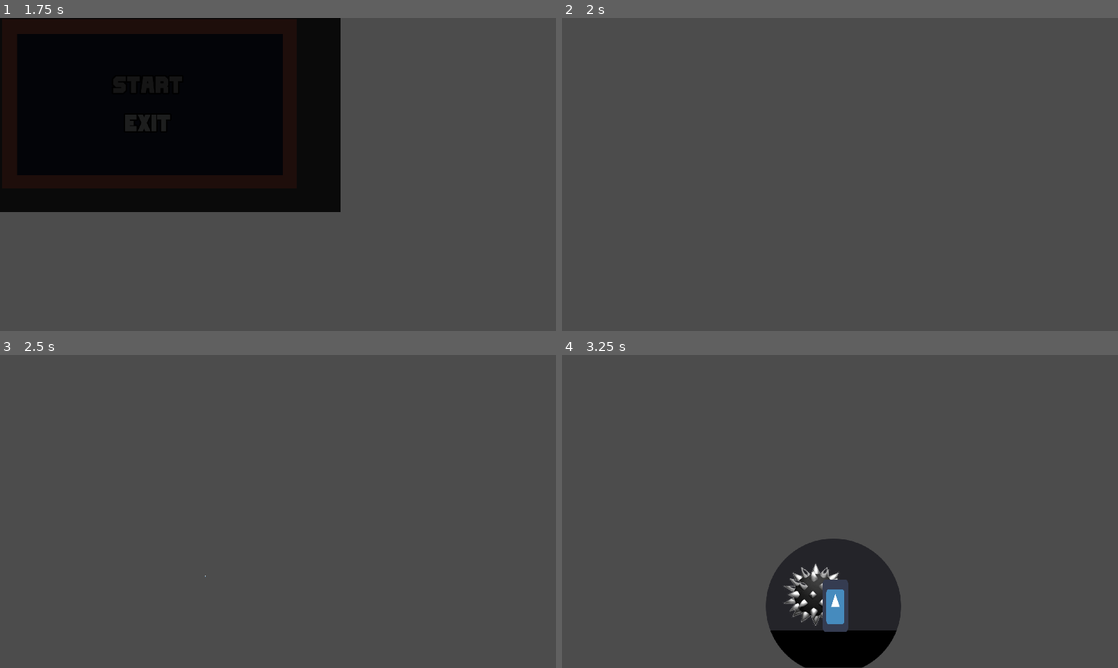
Above: before the commit, frames 1-4 (two rows, left to right).
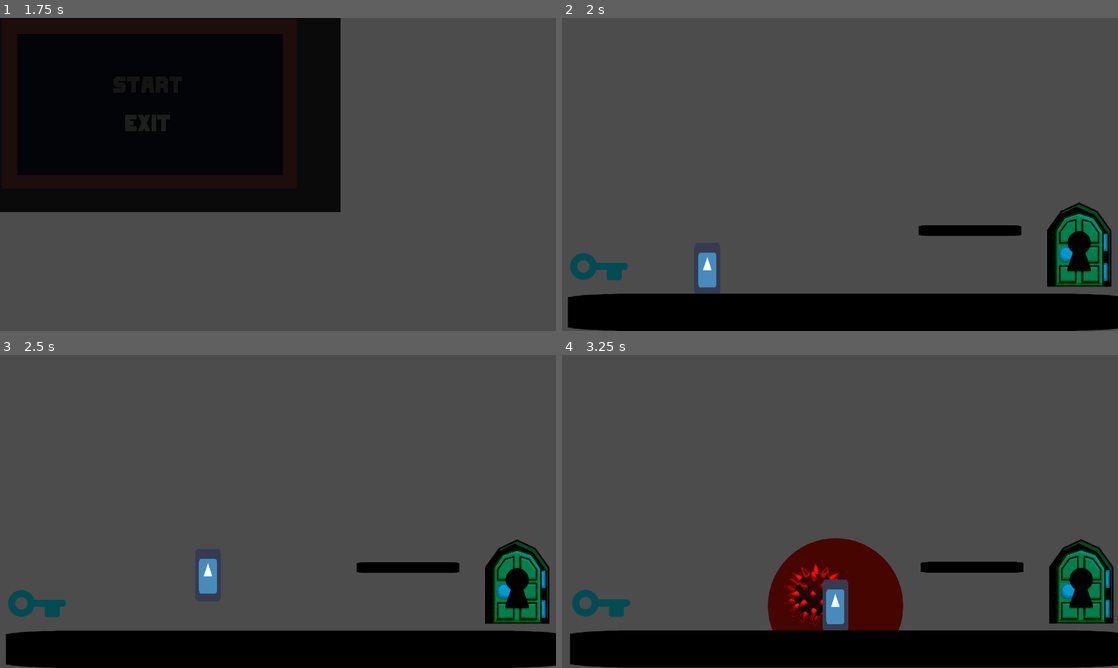
Above: after the commit, the same moments.

Repository: btzr-io/gwj-25
Game: Godot game, scene res://scenes/main_screen.tscn
Same seed, same stepped clock (60 frames per second), same inputs: the game is played once before the commit and once after it. The engine's default icon, where the game draws it, is replaced by a stand-in: a white triangle on a blue panel in a dark square.
Inputs (mouse positions are in pixels of both pictures, inside the frame that each line leads up to):
- Up to frame 1 (1.75 s): move the mouse to (400, 158) at 0.52 s; hold Right (player_move_right) 0.53-1.25 s; hold Space (player_toggle) 0.53-1.25 s; tap Up (player_jump) at 0.77 s; click "start" at 1.25 s
- Up to frame 2 (2 s): no input
- Up to frame 3 (2.5 s): move the mouse to (166, 527) at 2.02 s; hold Right (player_move_right) from 2.03 s (still down); tap Space (player_toggle) at 2.1 s; tap Up (player_jump) at 2.27 s
- Up to frame 4 (3.25 s): move the mouse to (895, 442) at 2.77 s; release Right (player_move_right) at 2.78 s; hold Left (player_move_left) from 2.78 s (still down); hold Space (player_toggle) from 2.78 s (still down)

Frame 1 is identical in both runs. In frame 2, 16% of the frame differs, in the area x 1-100%, y 58-100%; in frame 3, 16%; in frame 4, 19%.

Commit message:
add dark / light world example

Diff:
--- a/project.godot
+++ b/project.godot
@@ -12,7 +12,7 @@
 "base": "Area2D",
 "class": "DangerZone",
 "language": "GDScript",
-"path": "res://scripts/danger_zone.gd"
+"path": "res://scripts/classes/danger_zone.gd"
 } ]
 _global_script_class_icons={
 "DangerZone": ""
@@ -68,8 +68,11 @@
 
 [layer_names]
 
+2d_render/layer_1="Light_world"
 2d_physics/layer_1="light_player"
+2d_render/layer_2="Dark_world"
 2d_physics/layer_2="light_world"
+2d_render/layer_3="Between"
 2d_physics/layer_3="dark_player"
 2d_physics/layer_4="dark_world"
 
--- a/scenes/aura.tscn
+++ b/scenes/aura.tscn
@@ -9,5 +9,7 @@
 [node name="Tween" type="Tween" parent="."]
 
 [node name="SpriteMask" type="Node2D" parent="."]
+light_mask = 0
 script = ExtResource( 1 )
 size = Vector2( 1920, 1080 )
+layers_to_show = 2
--- a/scenes/danger_zones/spikes.tscn
+++ b/scenes/danger_zones/spikes.tscn
@@ -1,6 +1,6 @@
 [gd_scene load_steps=4 format=2]
 
-[ext_resource path="res://scripts/danger_zone.gd" type="Script" id=1]
+[ext_resource path="res://scripts/classes/danger_zone.gd" type="Script" id=1]
 [ext_resource path="res://assets/images/spike.png" type="Texture" id=2]
 
 [sub_resource type="RectangleShape2D" id=1]
@@ -20,4 +20,5 @@
 }
 
 [node name="Sprite" type="Sprite" parent="."]
+light_mask = 2
 texture = ExtResource( 2 )
--- a/scenes/player.tscn
+++ b/scenes/player.tscn
@@ -88,21 +88,6 @@
 "name": "idle",
 "speed": 15.0
 }, {
-"frames": [ ExtResource( 71 ), ExtResource( 62 ), ExtResource( 50 ), ExtResource( 51 ), ExtResource( 36 ), ExtResource( 64 ), ExtResource( 65 ), ExtResource( 52 ), ExtResource( 29 ), ExtResource( 30 ), ExtResource( 54 ), ExtResource( 31 ), ExtResource( 53 ), ExtResource( 32 ), ExtResource( 34 ) ],
-"loop": false,
-"name": "dead",
-"speed": 15.0
-}, {
-"frames": [ ExtResource( 77 ) ],
-"loop": true,
-"name": "untail_we_get__anim",
-"speed": 5.0
-}, {
-"frames": [ ExtResource( 40 ), ExtResource( 33 ), ExtResource( 59 ), ExtResource( 74 ), ExtResource( 68 ), ExtResource( 48 ), ExtResource( 63 ), ExtResource( 45 ), ExtResource( 70 ), ExtResource( 49 ), ExtResource( 57 ), ExtResource( 66 ), ExtResource( 39 ), ExtResource( 72 ), ExtResource( 41 ) ],
-"loop": true,
-"name": "run",
-"speed": 15.0
-}, {
 "frames": [ ExtResource( 26 ), ExtResource( 27 ), ExtResource( 12 ), ExtResource( 28 ), ExtResource( 6 ), ExtResource( 7 ), ExtResource( 8 ), ExtResource( 14 ), ExtResource( 9 ), ExtResource( 13 ), ExtResource( 15 ), ExtResource( 16 ), ExtResource( 73 ), ExtResource( 42 ), ExtResource( 37 ) ],
 "loop": true,
 "name": "walk",
@@ -112,6 +97,21 @@
 "loop": false,
 "name": "jump",
 "speed": 15.0
+}, {
+"frames": [ ExtResource( 71 ), ExtResource( 62 ), ExtResource( 50 ), ExtResource( 51 ), ExtResource( 36 ), ExtResource( 64 ), ExtResource( 65 ), ExtResource( 52 ), ExtResource( 29 ), ExtResource( 30 ), ExtResource( 54 ), ExtResource( 31 ), ExtResource( 53 ), ExtResource( 32 ), ExtResource( 34 ) ],
+"loop": false,
+"name": "dead",
+"speed": 15.0
+}, {
+"frames": [ ExtResource( 40 ), ExtResource( 33 ), ExtResource( 59 ), ExtResource( 74 ), ExtResource( 68 ), ExtResource( 48 ), ExtResource( 63 ), ExtResource( 45 ), ExtResource( 70 ), ExtResource( 49 ), ExtResource( 57 ), ExtResource( 66 ), ExtResource( 39 ), ExtResource( 72 ), ExtResource( 41 ) ],
+"loop": true,
+"name": "run",
+"speed": 15.0
+}, {
+"frames": [ ExtResource( 77 ) ],
+"loop": true,
+"name": "untail_we_get__anim",
+"speed": 5.0
 } ]
 
 [node name="Player" type="KinematicBody2D" groups=[
--- a/scenes/world.tscn
+++ b/scenes/world.tscn
@@ -9,64 +9,64 @@
 [ext_resource path="res://scenes/danger_zones/spikes.tscn" type="PackedScene" id=7]
 [ext_resource path="res://scripts/camera.gd" type="Script" id=8]
 
+[sub_resource type="StyleBoxFlat" id=3]
+bg_color = Color( 0.282353, 0.282353, 0.282353, 1 )
+
+[sub_resource type="CanvasItemMaterial" id=2]
+light_mode = 2
+
 [sub_resource type="RectangleShape2D" id=1]
 extents = Vector2( 971.976, 58.7301 )
 
 [node name="Root" type="Node2D"]
+light_mask = 0
 script = ExtResource( 6 )
 
 [node name="CanvasLayer" type="CanvasLayer" parent="."]
+layer = -5
+follow_viewport_enable = true
 
-[node name="Dark_world" type="Node2D" parent="."]
+[node name="Light_world" type="Node2D" parent="."]
+modulate = Color( 0, 0.717647, 1, 1 )
 
-[node name="CanvasModulate" type="CanvasModulate" parent="Dark_world"]
-light_mask = 0
-
-[node name="Panel" type="Panel" parent="Dark_world"]
-margin_right = 40.0
-margin_bottom = 40.0
-rect_scale = Vector2( 47.9609, 27.0011 )
-__meta__ = {
-"_edit_use_anchors_": false
-}
-
-[node name="Wall" type="StaticBody2D" parent="."]
-position = Vector2( 532.641, 1015.46 )
-collision_layer = 10
-collision_mask = 5
-
-[node name="Sprite" type="Sprite" parent="Wall"]
-modulate = Color( 0, 0, 0, 1 )
-position = Vector2( 449.063, 0 )
-scale = Vector2( 15.0166, 1 )
-texture = ExtResource( 2 )
-
-[node name="CollisionShape2D" type="CollisionShape2D" parent="Wall"]
-position = Vector2( 444.574, 0 )
-shape = SubResource( 1 )
-
-[node name="Key" parent="." instance=ExtResource( 4 )]
+[node name="Key" parent="Light_world" instance=ExtResource( 4 )]
 position = Vector2( 128, 858 )
 scale = Vector2( 0.125, 0.125 )
 
-[node name="Portal" parent="." instance=ExtResource( 5 )]
+[node name="Portal" parent="Light_world" instance=ExtResource( 5 )]
 position = Vector2( 1783, 781 )
 scale = Vector2( 0.3, 0.3 )
 collision_layer = 2147483650
 
-[node name="DynamicPlatform" parent="." instance=ExtResource( 3 )]
+[node name="DynamicPlatform" parent="Light_world" instance=ExtResource( 3 )]
 position = Vector2( 1409.25, 733.498 )
 scale = Vector2( 0.4, 0.4 )
 end_point = Vector2( -500, 0 )
 wait_time = 2.0
 
-[node name="Spikes" parent="." instance=ExtResource( 7 )]
+[node name="Dark_world" type="Node2D" parent="."]
+modulate = Color( 1, 0.0705882, 0, 1 )
+light_mask = 2
+
+[node name="Panel" type="Panel" parent="Dark_world"]
+light_mask = 2
+margin_right = 40.0
+margin_bottom = 40.0
+rect_scale = Vector2( 47.9609, 27.0011 )
+custom_styles/panel = SubResource( 3 )
+__meta__ = {
+"_edit_use_anchors_": false
+}
+
+[node name="Spikes" parent="Dark_world" instance=ExtResource( 7 )]
 light_mask = 2
 position = Vector2( 865.499, 828.729 )
 collision_layer = 8
 collision_mask = 4
 
 [node name="Player" parent="." instance=ExtResource( 1 )]
+light_mask = 0
+material = SubResource( 2 )
 position = Vector2( 502.285, 847.929 )
 
 [node name="Camera2D" type="Camera2D" parent="Player"]
@@ -77,3 +77,19 @@
 smoothing_enabled = true
 smoothing_speed = 4.0
 script = ExtResource( 8 )
+
+[node name="Wall" type="StaticBody2D" parent="."]
+position = Vector2( 532.641, 1015.46 )
+collision_layer = 10
+collision_mask = 5
+
+[node name="Sprite" type="Sprite" parent="Wall"]
+modulate = Color( 0, 0, 0, 1 )
+light_mask = 0
+position = Vector2( 449.063, 0 )
+scale = Vector2( 15.0166, 1 )
+texture = ExtResource( 2 )
+
+[node name="CollisionShape2D" type="CollisionShape2D" parent="Wall"]
+position = Vector2( 444.574, 0 )
+shape = SubResource( 1 )
--- a/scripts/world.gd
+++ b/scripts/world.gd
@@ -5,8 +5,8 @@
 
 func _ready():
 	GM.init_level()
-	$Key.connect("body_entered", self, "_on_key_body_entered")
-	$Portal.connect("body_entered", self, "_on_portal_body_entered")
+	$Light_world/Key.connect("body_entered", self, "_on_key_body_entered")
+	$Light_world/Portal.connect("body_entered", self, "_on_portal_body_entered")
 	$Player.connect("player_die", self, "_on_player_die")
 	playerInitialPosition = $Player.position
 
@@ -14,8 +14,8 @@
 func _on_key_body_entered(body):
 	if body == $Player:
 		playerHasKey = true
-		$Key.visible = false
-		$Key.disconnect("body_entered", self, "_on_key_body_entered")
+		$Light_world/Key.visible = false
+		$Light_world/Key.disconnect("body_entered", self, "_on_key_body_entered")
 	pass
 
 func _on_portal_body_entered(body):
Not shown: 1 places in scenes/world.tscn that only renumber resources
Renamed: scripts/danger_zone.gd -> scripts/classes/danger_zone.gd
